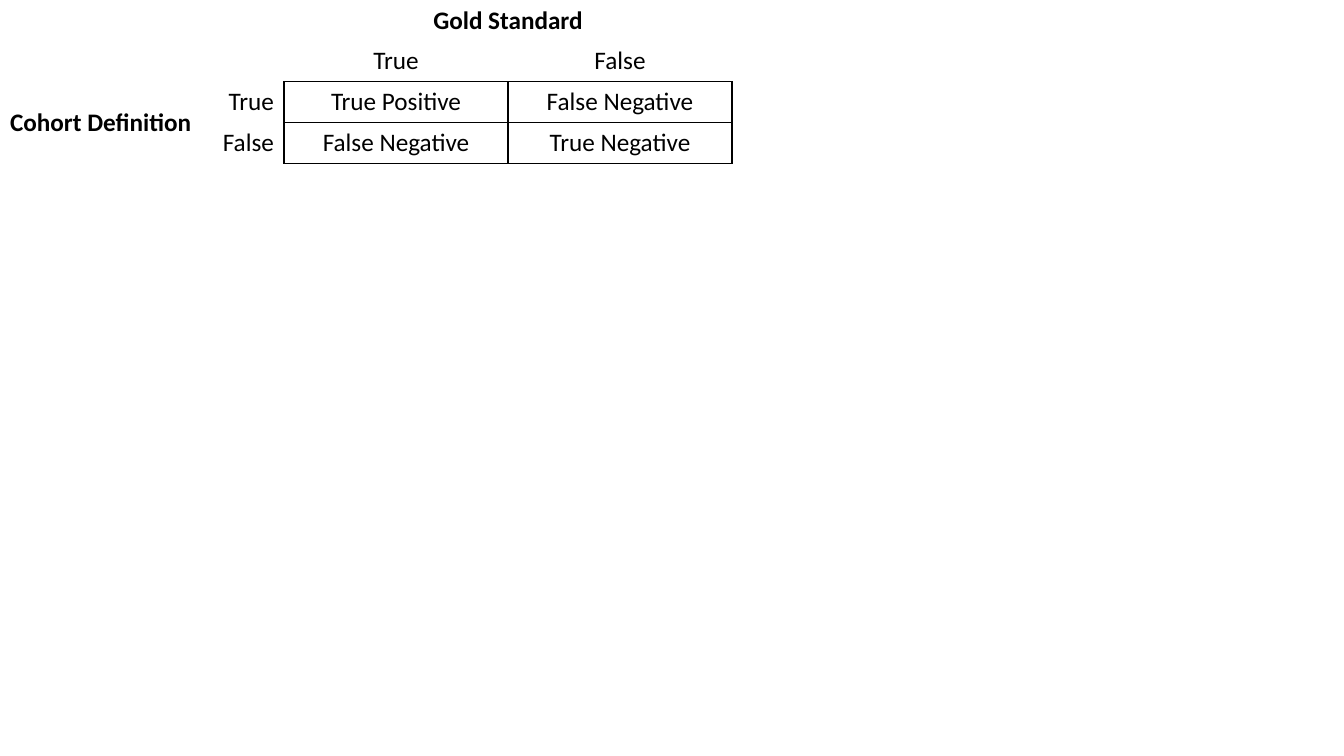
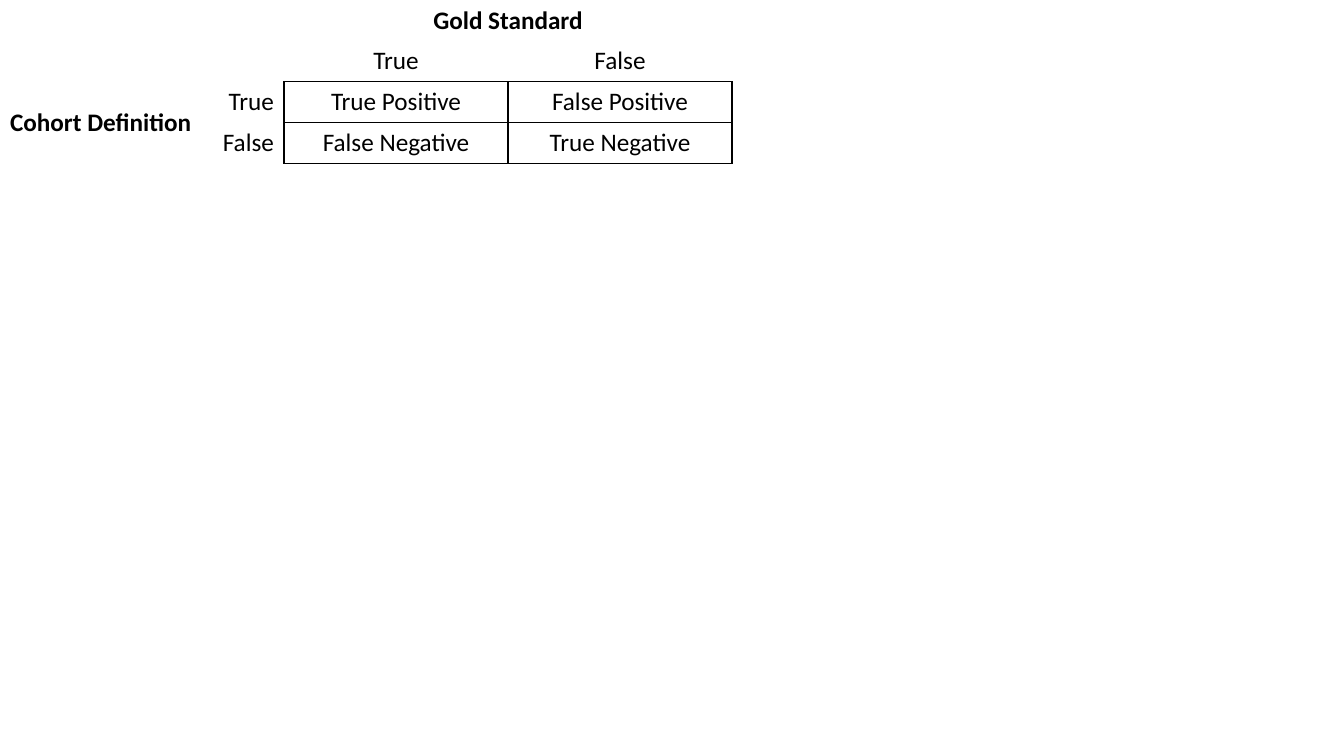
Before and after one commit to OHDSI/TheBookOfOhdsi, a slide deck: slide 2 of extras/FiguresClinicalValidity.pptx. Drawn at 1344x756 pixels with LibreOffice and Linux fonts; fonts in the diff are those of the drawing. Boxes give left, top, right and bottom in pixels: in the first picture for what was removed or moved away, otherwise in the second. Text is boxed around its words. In the diff, an @@ line names an element or a change of style, - is before the commit and + after.

```diff
--- a/extras/FiguresClinicalValidity.pptx
+++ b/extras/FiguresClinicalValidity.pptx
@@ table at (x1=0, y1=0, x2=731, y2=163) @@
-row 3, column 4: False Negative
+row 3, column 4: False Positive
```
Also in this commit, not shown: 1 other file.
